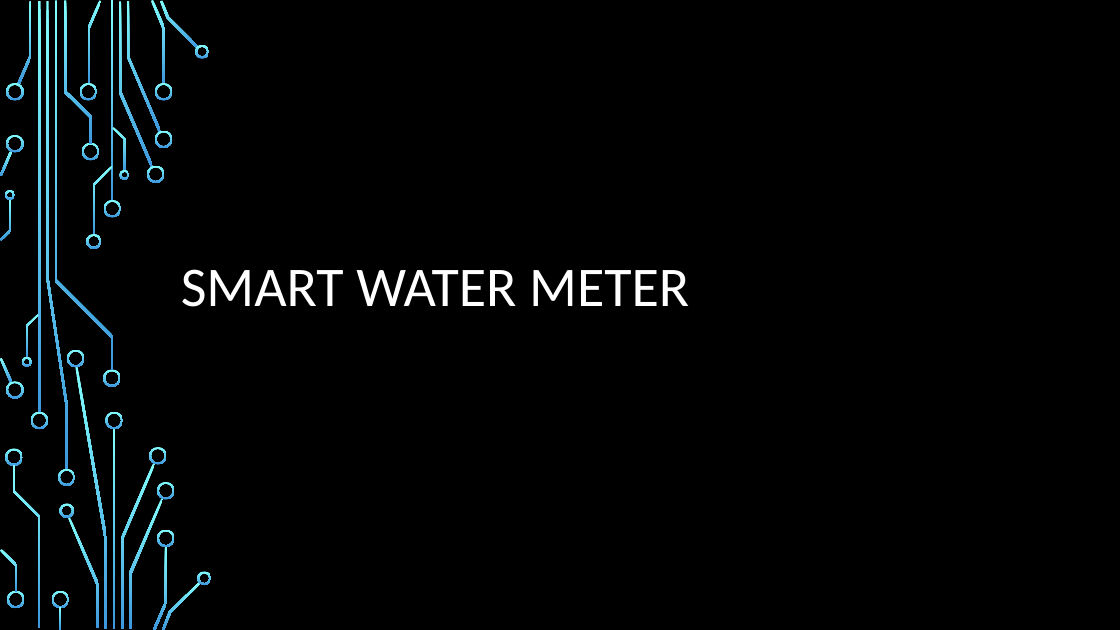
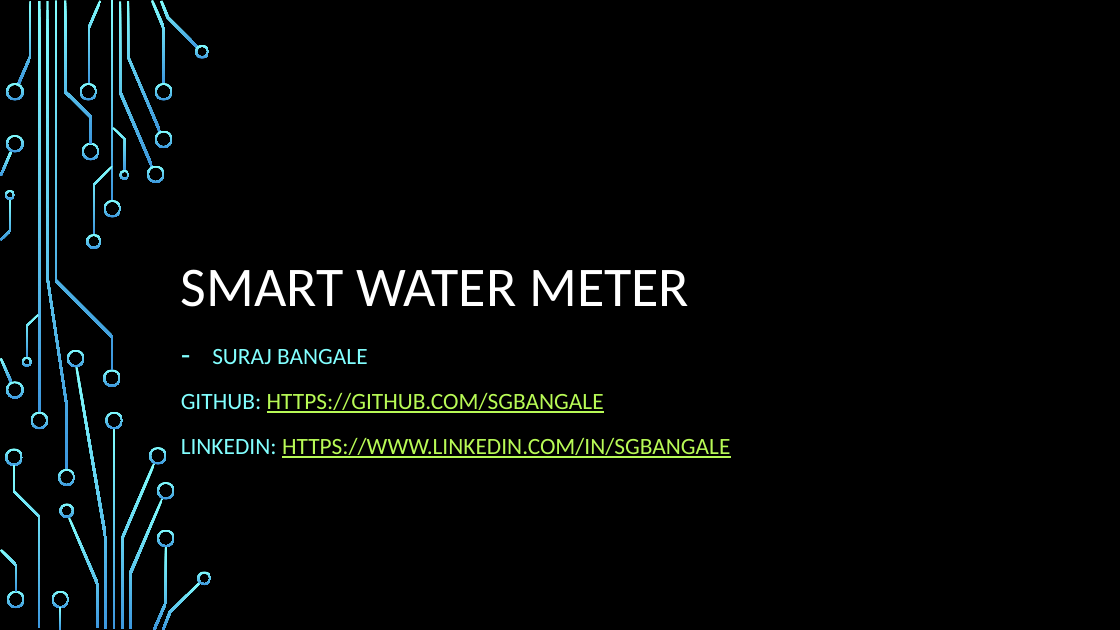
Before and after one commit to sgbangale/iot-swmsb, a slide deck: slide 1 of documents/Smart Water Meter.pptm. Drawn at 1120x630 pixels with LibreOffice and Linux fonts; fonts in the diff are those of the drawing; background and template pictures are left out. Boxes give left, top, right and bottom in pixels: in the first picture for what was removed or moved away, otherwise in the second. Text is boxed around its words. In the diff, an @@ line names an element or a change of style, - is before the commit and + after.

```diff
--- a/documents/Smart Water Meter.pptm
+++ b/documents/Smart Water Meter.pptm
@@ subtitle added at [181,349,730,458], 20 pt, text #B8FA56, underline @@
+– SURAJ BANGALE
+GITHUB: HTTPS://GITHUB.COM/SGBANGALE
+LINKEDIN: HTTPS://WWW.LINKEDIN.COM/IN/SGBANGALE
```
Also in this commit, not shown: 1 other slide changed, 6 slides added, 2 slides removed.
